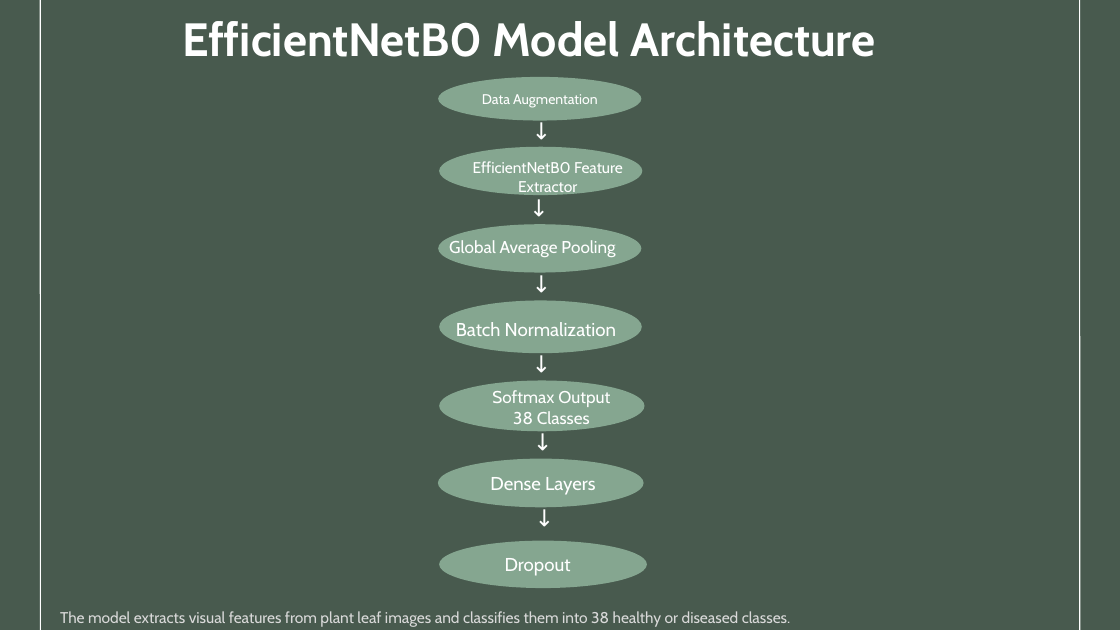
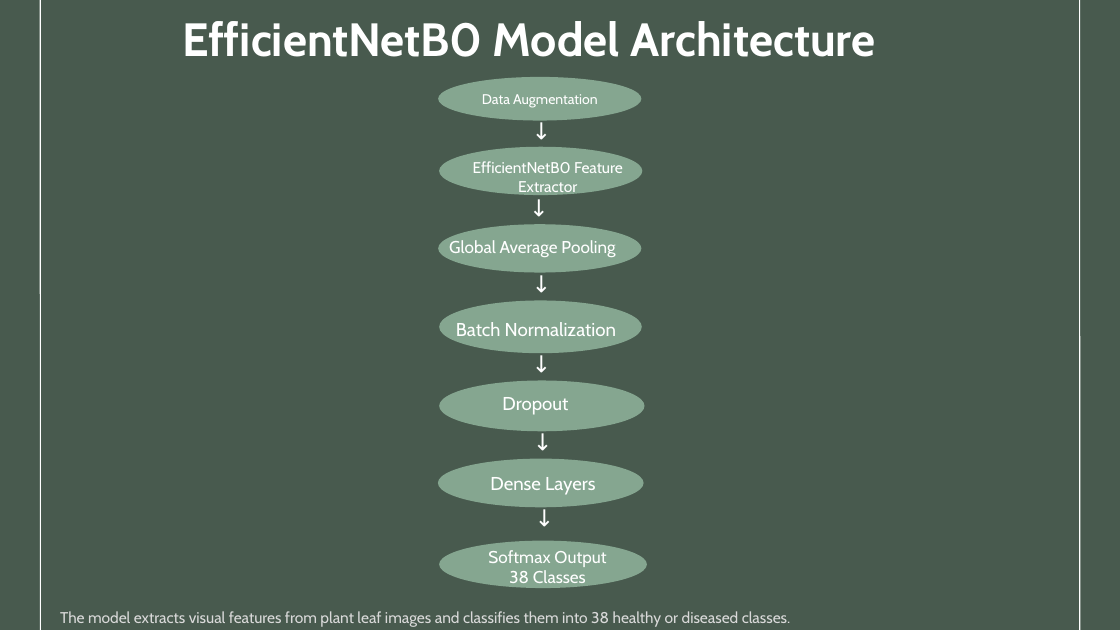
Before and after one commit to NadaKhattabb/BI-Plant-Disease-Analysis-and-Prediction, a slide deck: slide 11 of presentation/plant_disease_bi_presentation.pptx. Drawn at 1120x630 pixels with LibreOffice and Linux fonts; fonts in the diff are those of the drawing. Boxes give left, top, right and bottom in pixels: in the first picture for what was removed or moved away, otherwise in the second. Text is boxed around its words. In the diff, an @@ line names an element or a change of style, - is before the commit and + after.

```diff
--- a/presentation/plant_disease_bi_presentation.pptx
+++ b/presentation/plant_disease_bi_presentation.pptx
@@ text "Dropout": place and size @@
-text "Dropout" at (505, 558, 571, 576)
+text "Dropout" at (502, 397, 568, 415)
@@ text "Softmax Output": place and size @@
-text "Softmax Output" at (492, 390, 610, 429)
+text "Softmax Output" at (488, 550, 606, 588)
```
Also in this commit, not shown: 5 other slides changed.
